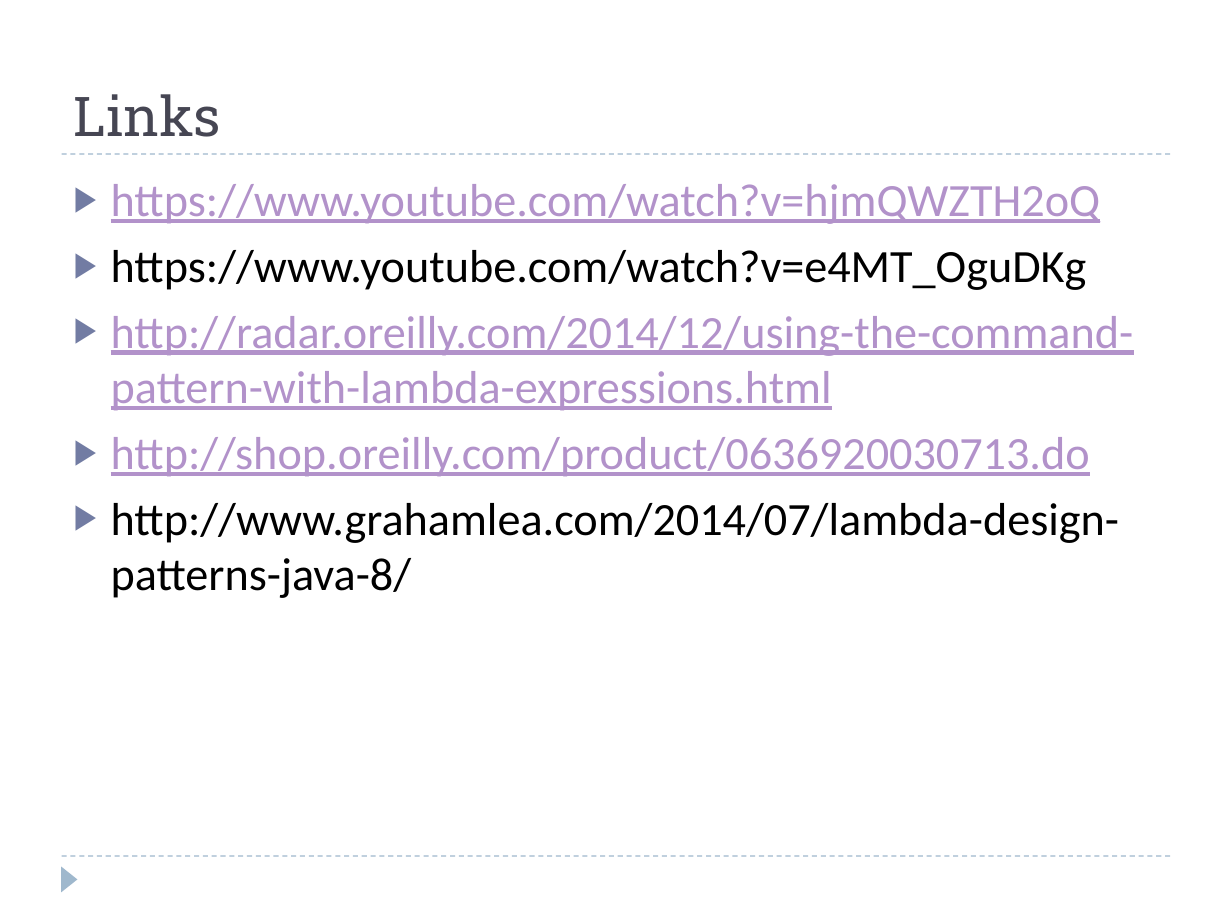
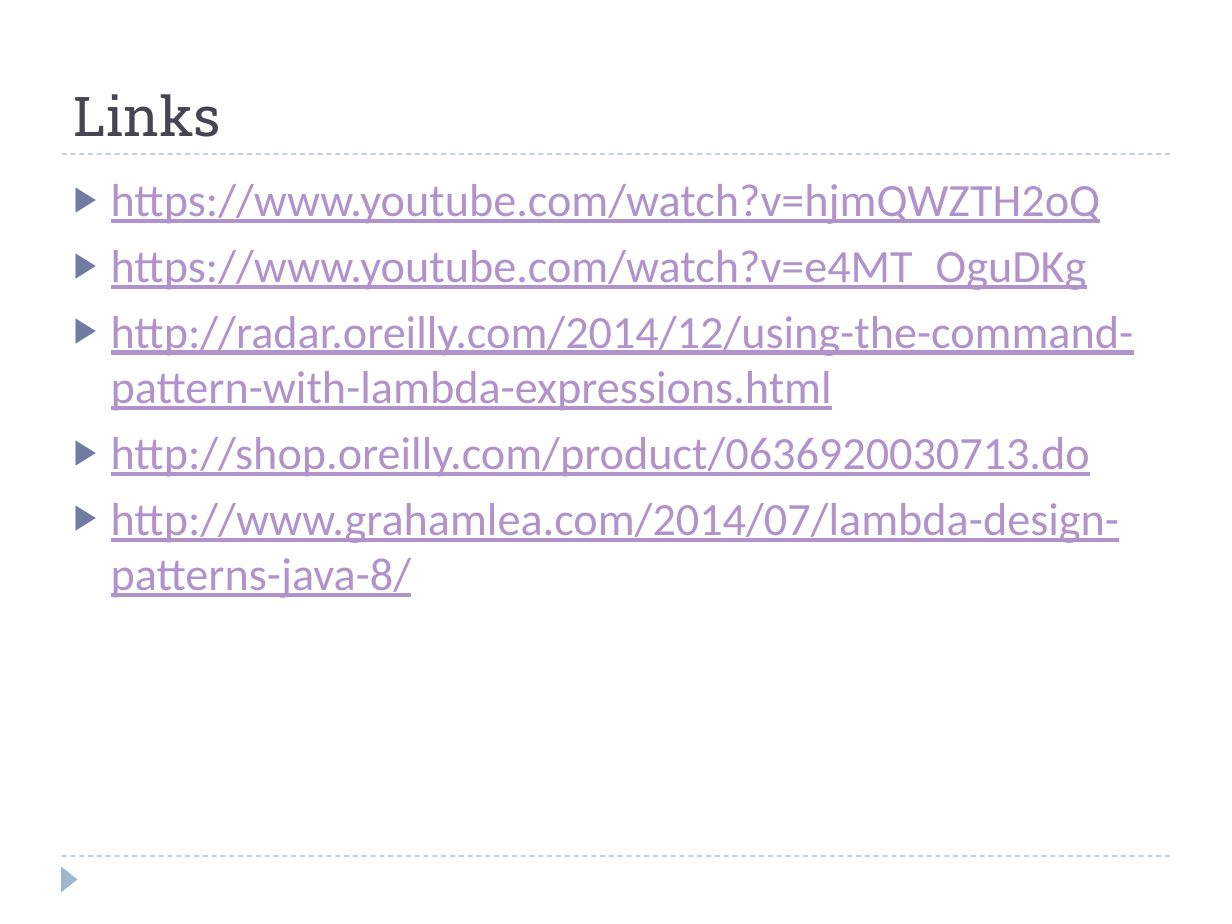
Before and after one commit to zelivit/from-gof-to-lambda, a slide deck: slide 17 of src/main/resources/patterns.pptx. Drawn at 1232x924 pixels with LibreOffice and Linux fonts; fonts in the diff are those of the drawing. Boxes give left, top, right and bottom in pixels: in the first picture for what was removed or moved away, otherwise in the second. Text is boxed around its words. In the diff, an @@ line names an element or a change of style, - is before the commit and + after.

```diff
--- a/src/main/resources/patterns.pptx
+++ b/src/main/resources/patterns.pptx
@@ text at <box>111,250,1119,598</box>: text colour #000000 to #B292CA, underline on in "https://www.youtube.com/watch?v=e4MT_OguDKg", "http://www.grahamlea.com/2014/07/lambda-design-patterns-java ..." @@
```
Also in this commit, not shown: 1 other file.
